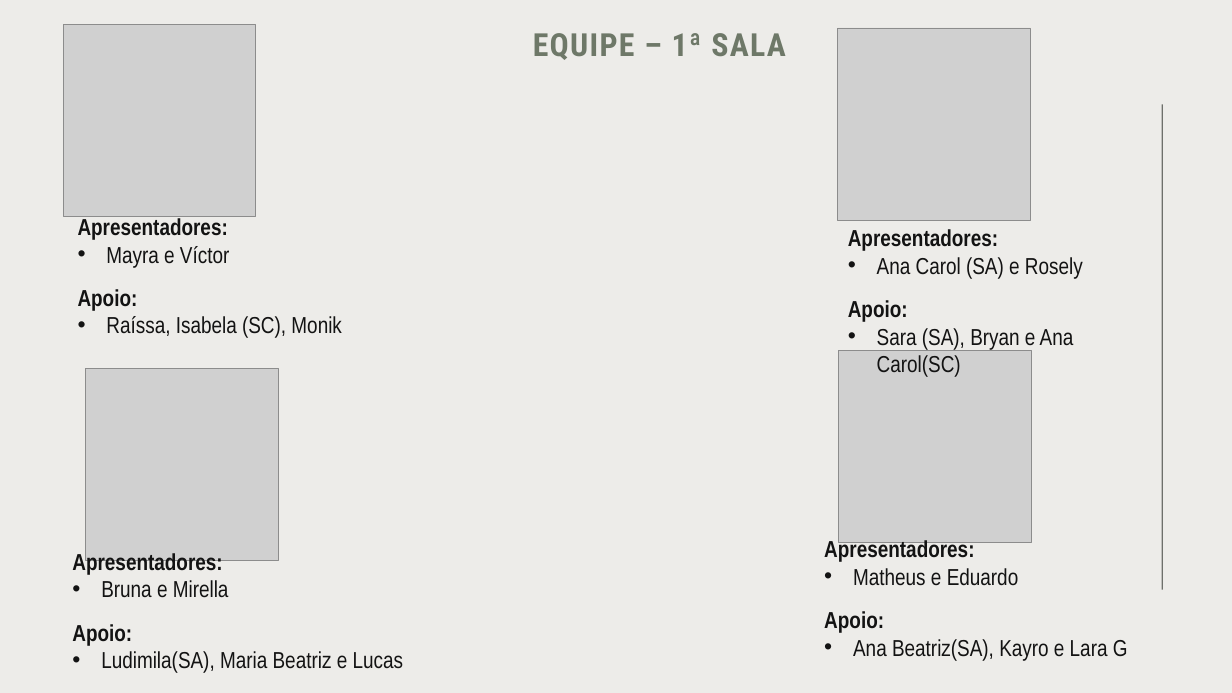
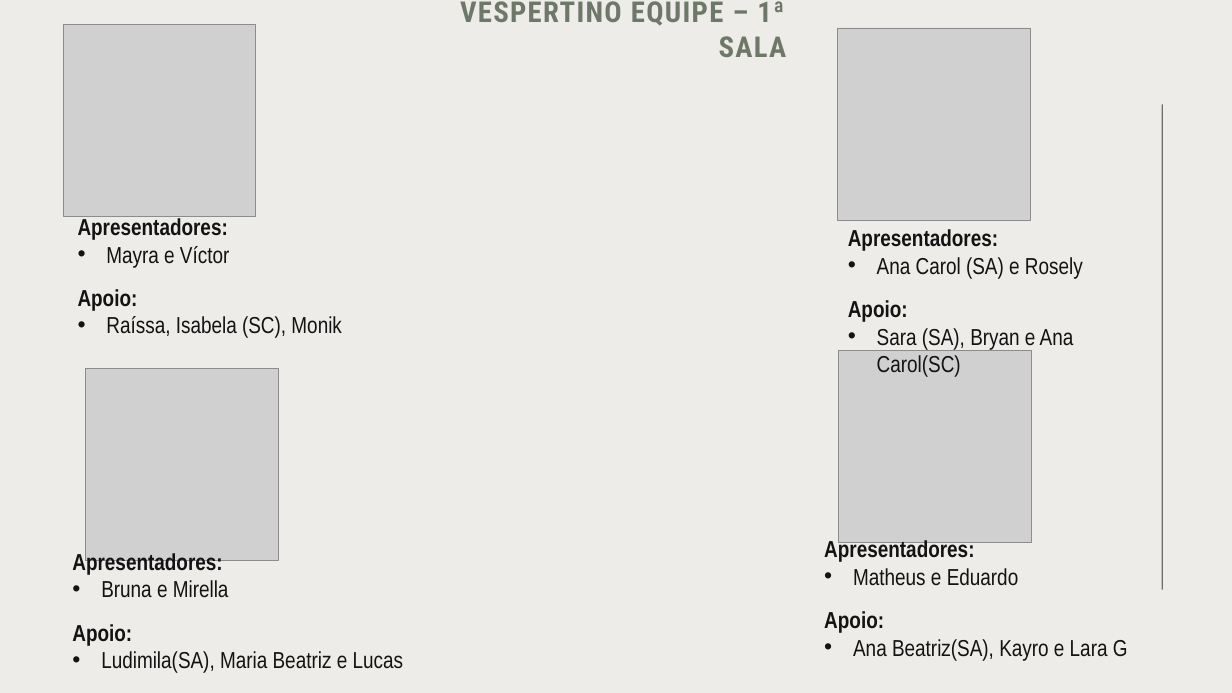
Before and after one commit to isaqlle/desafio_mundoSENAI, a slide deck: slide 3 of document/Divisão Salas - Mundo SENAI.pptx (slide 1 before the commit). Drawn at 1232x693 pixels with LibreOffice and Linux fonts; fonts in the diff are those of the drawing; grey boxes stand for pictures. Boxes give left, top, right and bottom in pixels: in the first picture for what was removed or moved away, otherwise in the second. Text is boxed around its words. In the diff, an @@ line names an element or a change of style, - is before the commit and + after.

Commit message:
update divisão equipe cepi

```diff
--- a/document/Divisão Salas - Mundo SENAI.pptx
+++ b/document/Divisão Salas - Mundo SENAI.pptx
@@ subtitle at box(460, 1, 787, 57): text changed; size 24.8 to 22.4 pt @@
-EQUIPE – 1ª SALA
+VESPERTINO EQUIPE – 1ª SALA
```
Also in this commit, not shown: 1 other slide changed, 2 slides added.
